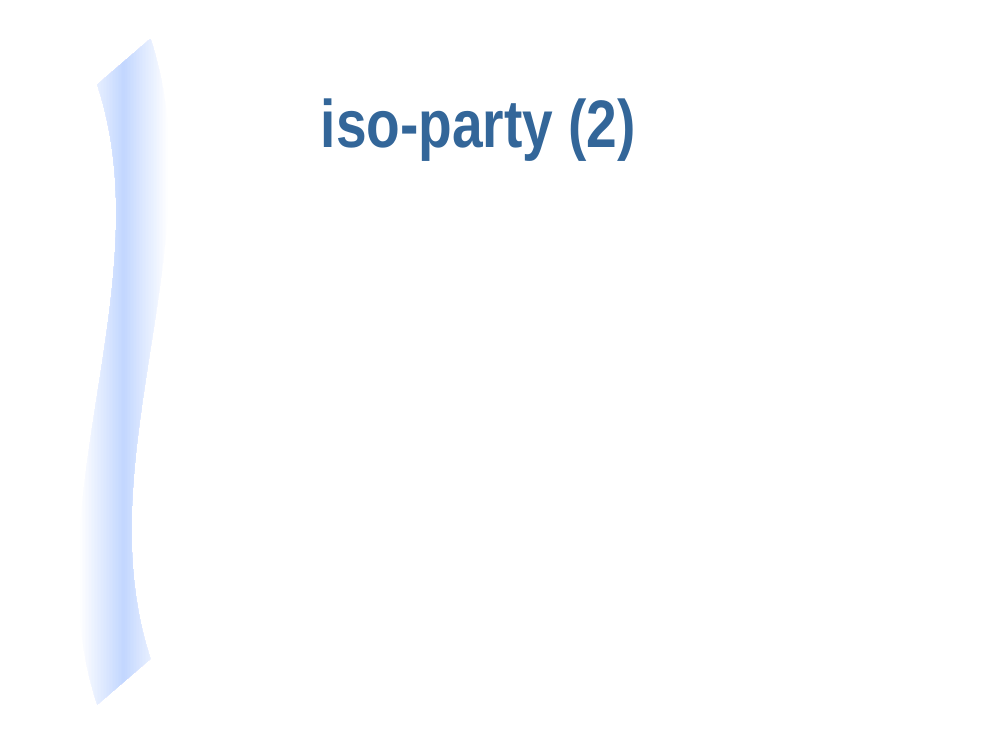
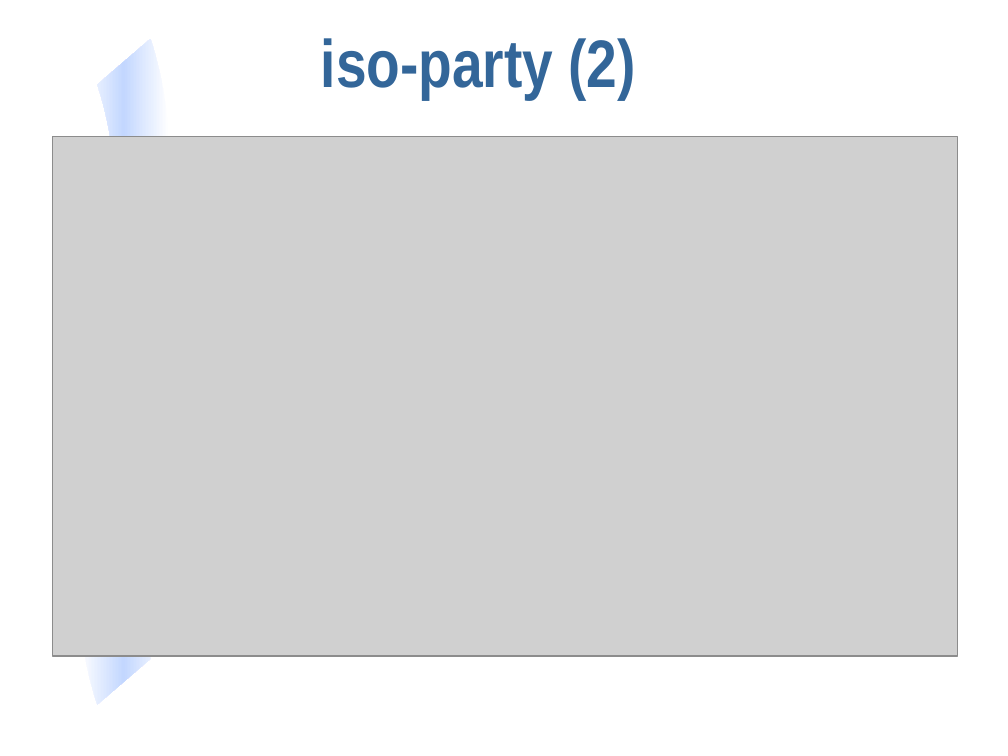
Before and after one commit to NCEAS/eml, a slide deck: slide 22 of display/eml-overview-200010402.ppt. Drawn at 1008x756 pixels with LibreOffice and Linux fonts; fonts in the diff are those of the drawing; grey boxes stand for pictures. Boxes give left, top, right and bottom in pixels: in the first picture for what was removed or moved away, otherwise in the second. Text is boxed around its words. In the diff, an @@ line names an element or a change of style, - is before the commit and + after.

```diff
--- a/display/eml-overview-200010402.ppt
+++ b/display/eml-overview-200010402.ppt
@@ title "iso-party (2)" moved from (x1=321, y1=98, x2=636, y2=159) to (x1=321, y1=38, x2=636, y2=99) @@
@@ picture added at (x1=52, y1=137, x2=957, y2=656) @@
```
Also in this commit, not shown: 8 other slides changed, 1 slide added.
